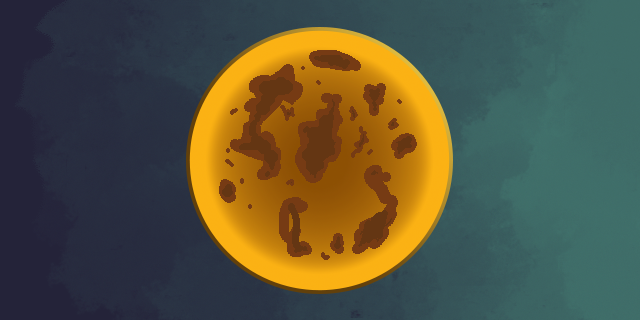
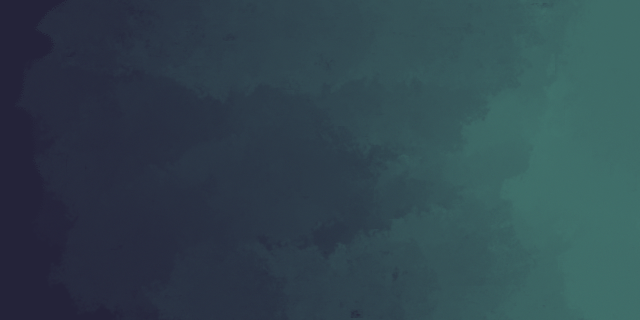
Layered file, before and after one edit (w=640, h=320). Changes by layer:
hid "Elipse 3" over (204, 45, 434, 275)
hid "Camada 2" over (219, 50, 417, 260)
hid "Elipse 1", painted on it over (186, 27, 453, 294)
